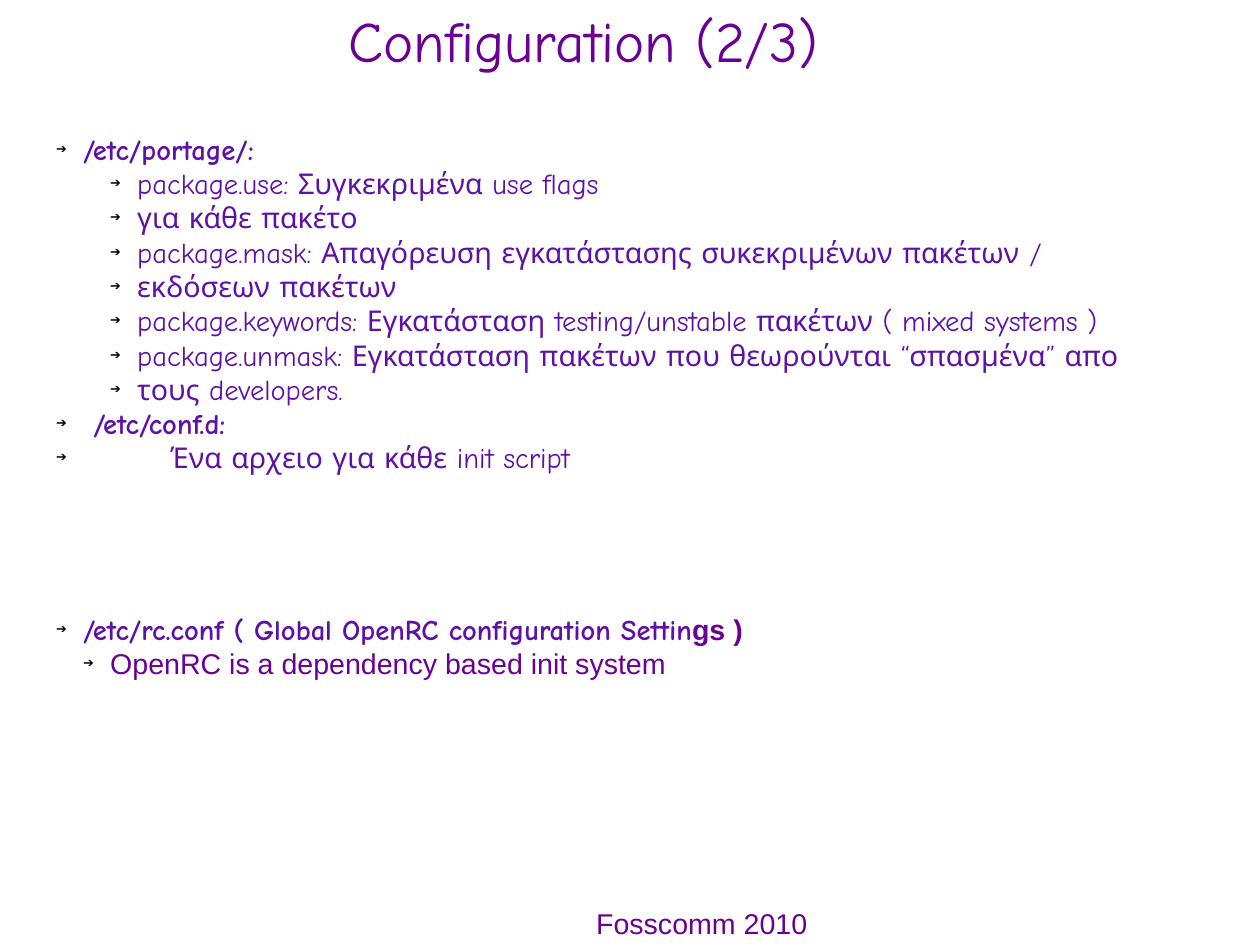
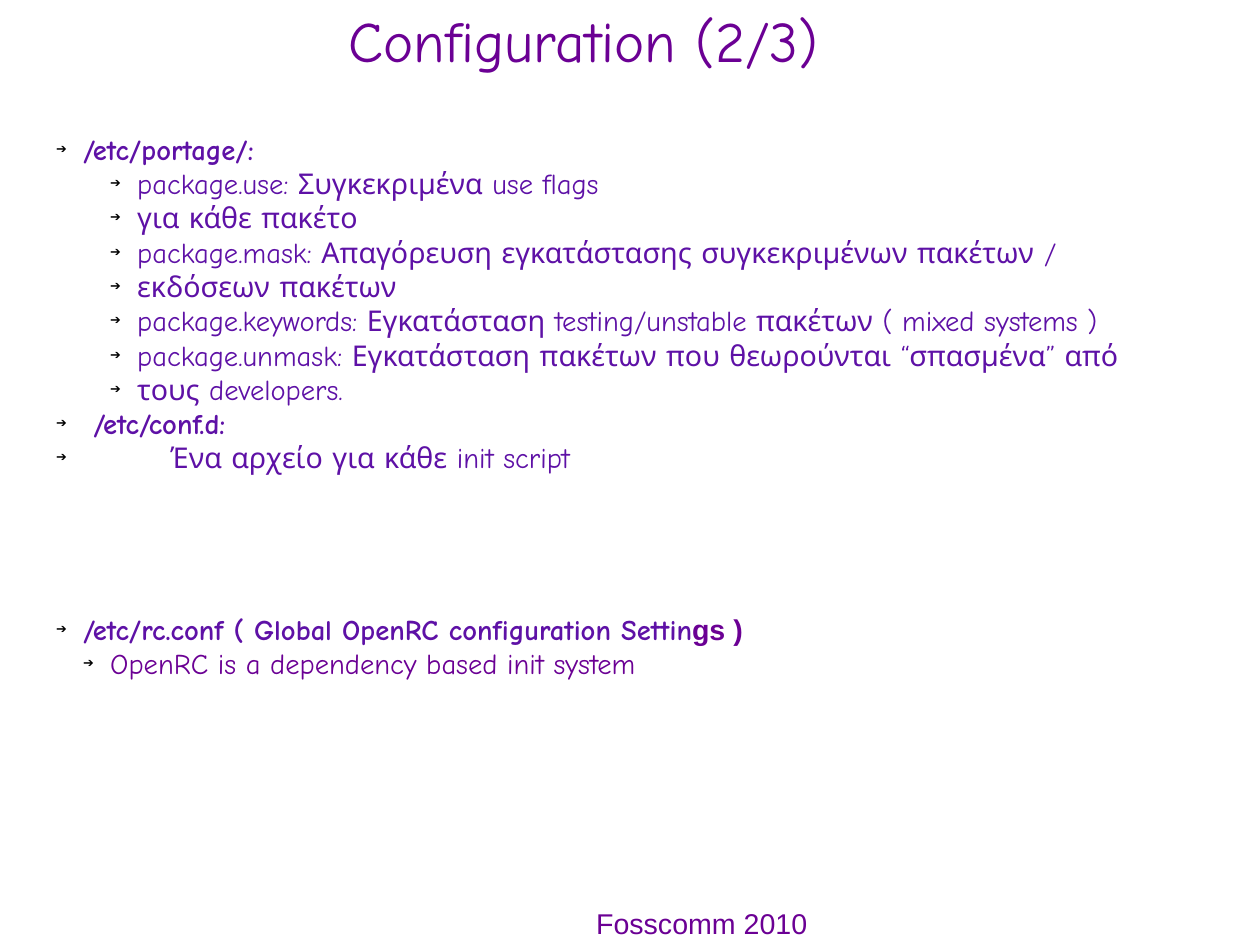
Before and after one commit to gentoo-el/presentations, a slide deck: slide 6 of fosscom-2010_pres.odp. Drawn at 1260x945 pixels with LibreOffice and Linux fonts; fonts in the diff are those of the drawing; background and template pictures are left out. Boxes give left, top, right and bottom in pixels: in the first picture for what was removed or moved away, otherwise in the second. Text is boxed around its words. In the diff, an @@ line names an element or a change of style, - is before the commit and + after.

Commit message:
Corrected minor typos and applied few text layout changes.

```diff
--- a/fosscom-2010_pres.odp
+++ b/fosscom-2010_pres.odp
@@ text at (137, 240, 1034, 270): text changed @@
-    ➔ package.mask: Απαγόρευση εγκατάστασης συκεκριμένων πακέτων /
+    ➔ package.mask: Απαγόρευση εγκατάστασης συγκεκριμένων πακέτων /
@@ text at (137, 343, 1119, 373): text changed @@
-    ➔ package.unmask: Εγκατάσταση πακέτων που θεωρούνται “σπασμένα” απο
+    ➔ package.unmask: Εγκατάσταση πακέτων που θεωρούνται “σπασμένα” από
@@ text at (170, 445, 570, 475): text changed @@
-➔ Ένα αρχειο για κάθε init script
+➔ Ένα αρχείο για κάθε init script
@@ text at (110, 654, 636, 680): font Arial to Comic Neue in "OpenRC is a dependency based init system" @@
```
Also in this commit, not shown: 11 other slides changed.
